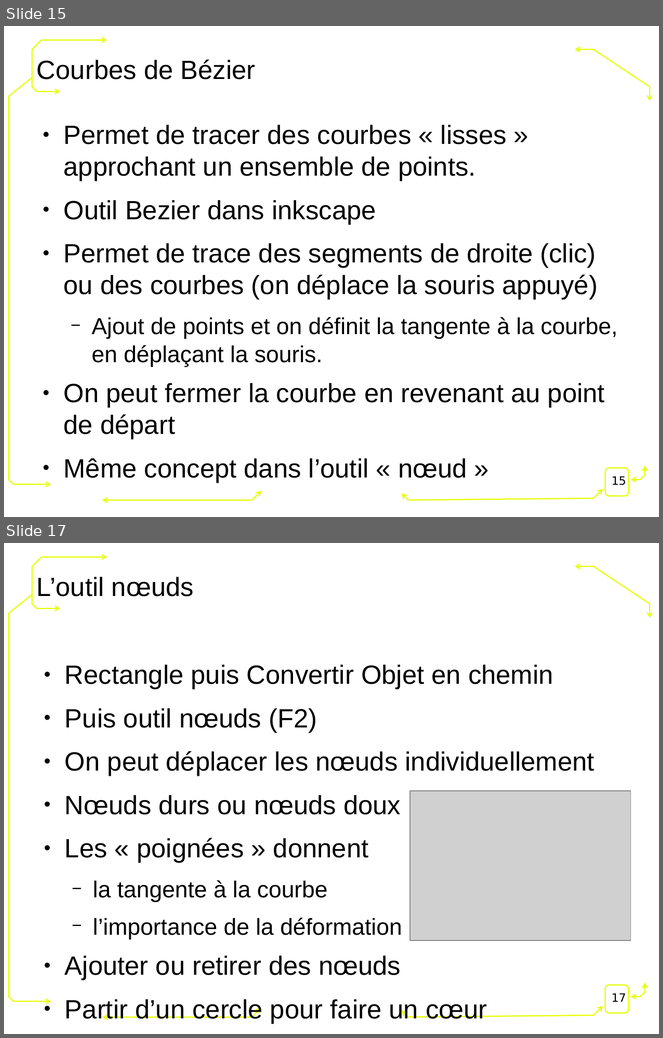
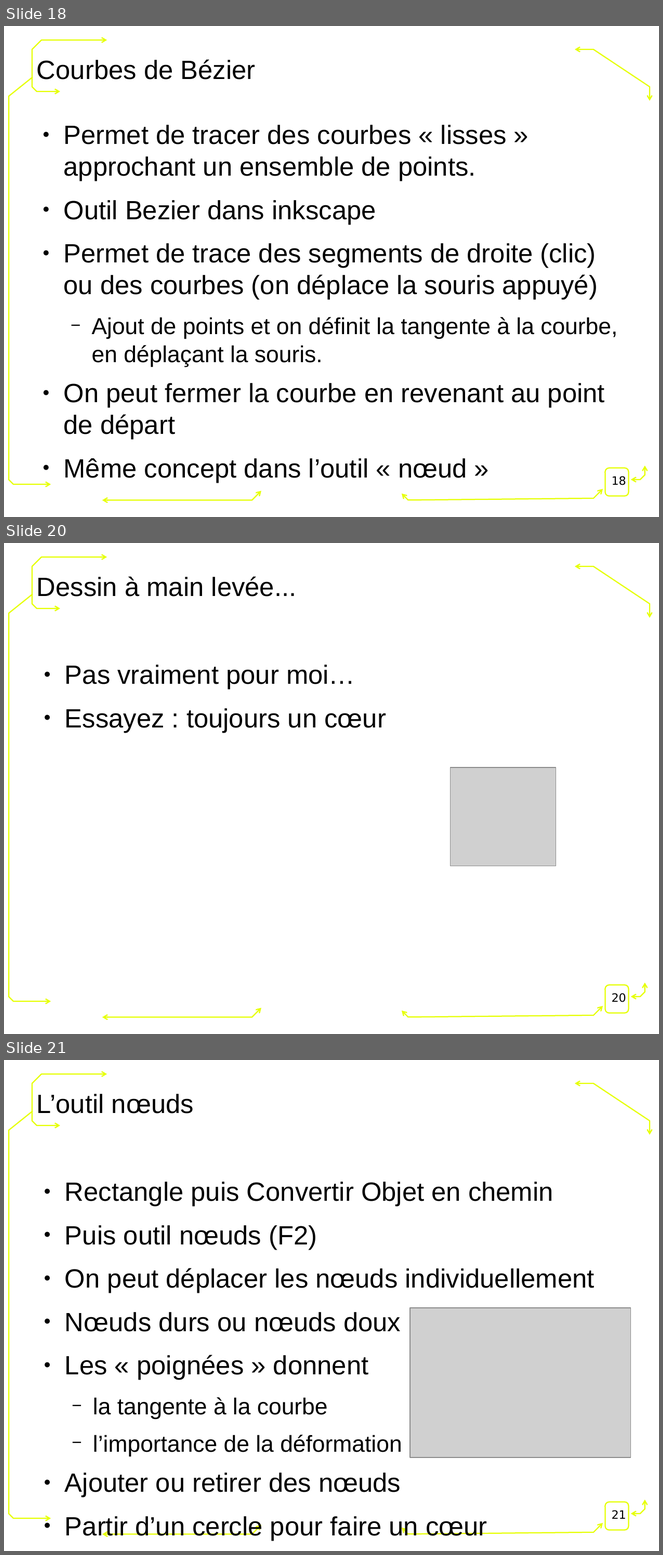
Before and after one commit to FablabLannion/Formation-Fondation-Orange, a slide deck: conception2D.odp. Shown one above the other, each under a label of ours: slides 15 and 17 before the commit, slides 18, 20 and 21 after it; the slides between them are not shown. The pictures are 663x1038 and 663x1555 pixels, drawn with LibreOffice and Linux fonts; fonts in the diff are those of the drawing; grey boxes stand for pictures; background and template pictures are left out. Boxes give left, top, right and bottom in pixels: in the first picture for what was removed or moved away, otherwise in the second. Text is boxed around its words. In the diff, an @@ line names an element or a change of style, - is before the commit and + after.

```diff
--- a/conception2D.odp
+++ b/conception2D.odp
@@ slide 20 added at (4, 543, 659, 1034), background #FFFFFF; not listed: 7 template elements that a slide beside it also shows @@
@@ title added at (37, 576, 297, 597), 32 pt, text #000000 @@
+Dessin à main levée...
@@ text added at (65, 665, 386, 733), 32 pt, text #000000 @@
+● Pas vraiment pour moi…
+● Essayez : toujours un cœur
@@ picture added at (451, 768, 556, 866) @@
@@ page number added at (612, 993, 626, 1003), 14 pt, text #000000 @@
+20
@@ what was slide 15 is now slide 18 @@
@@ page number at (612, 476, 626, 486): text changed @@
-15
+18
@@ what was slide 17 is now slide 21 @@
@@ page number at (612, 1510, 626, 1519): text changed @@
-17
+21
```
Also in this commit, not shown: 7 slides changed, 6 other slides added, 1 slide removed, 2 other files.
